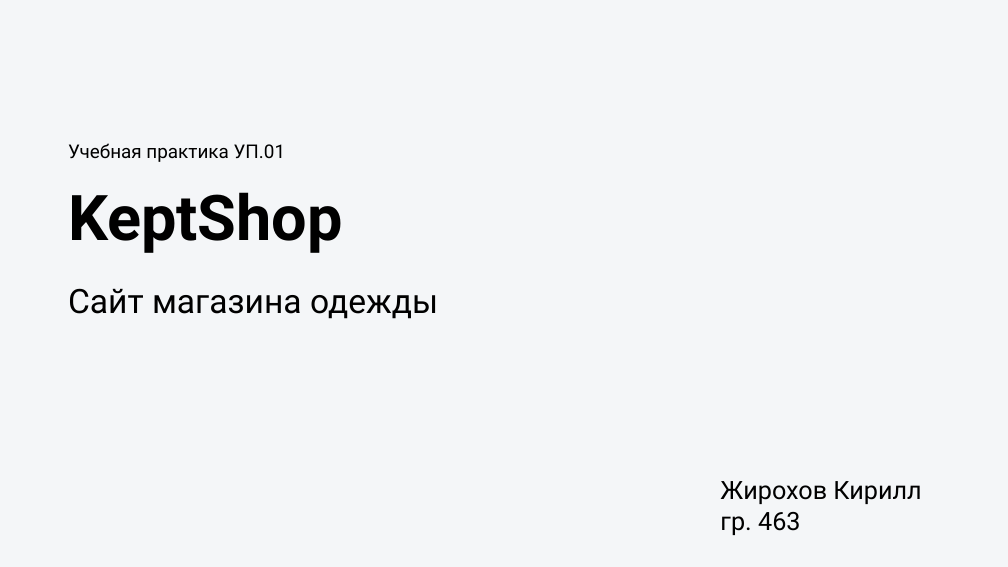
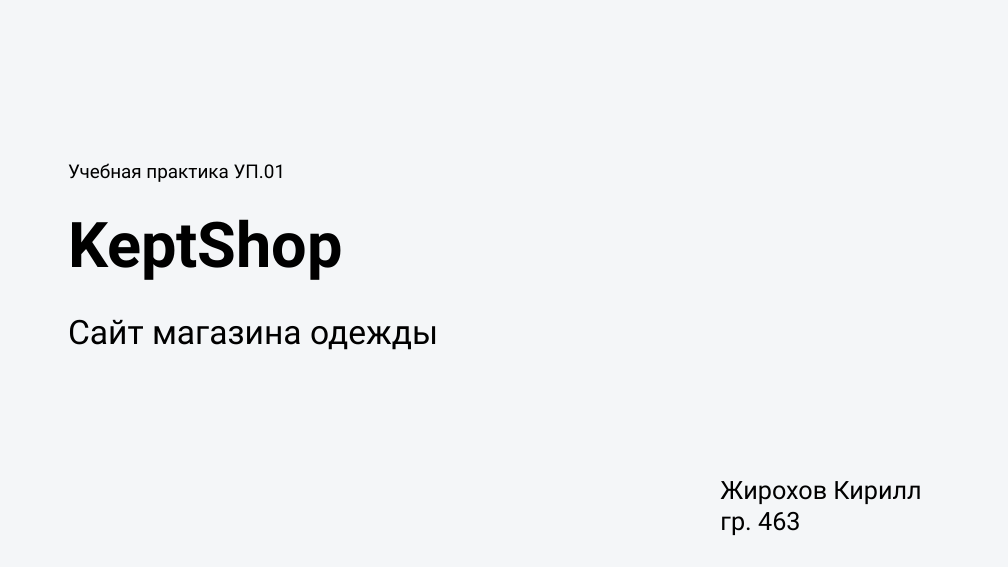
Before and after one commit to Darved183/YP01, a slide deck: slide 1 of KeptShop.pptx. Drawn at 1008x567 pixels with LibreOffice and Linux fonts; fonts in the diff are those of the drawing. Boxes give left, top, right and bottom in pixels: in the first picture for what was removed or moved away, otherwise in the second. Text is boxed around its words. In the diff, an @@ line names an element or a change of style, - is before the commit and + after.

```diff
--- a/KeptShop.pptx
+++ b/KeptShop.pptx
@@ text "Учебная практика УП.01": place and size @@
-text "Учебная практика УП.01" at [68, 143, 286, 162]
+text "Учебная практика УП.01" at [68, 163, 286, 182]
@@ text "KeptShop": place and size @@
-text "KeptShop" at [68, 192, 343, 253]
+text "KeptShop" at [68, 219, 343, 280]
@@ text "Сайт магазина одежды": place and size @@
-text "Сайт магазина одежды" at [68, 288, 438, 319]
+text "Сайт магазина одежды" at [68, 319, 438, 350]
```
Also in this commit, not shown: 1 other slide changed, 1 slide added, 12 other files.
